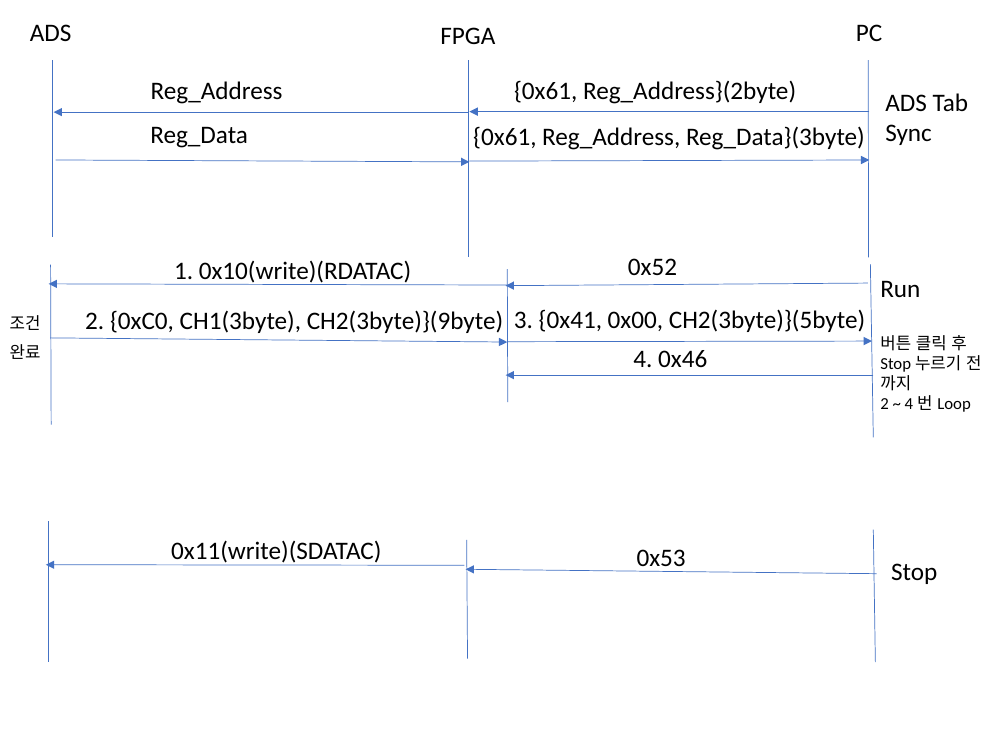
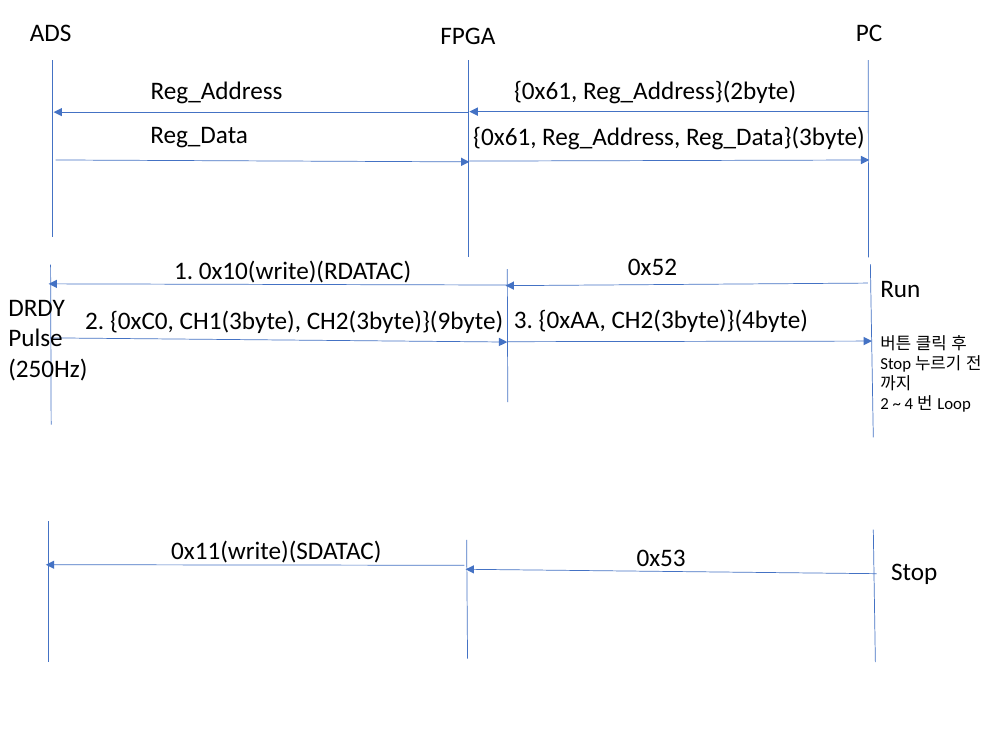
Before and after one commit to wjdwls0630/khu_sensor, a slide deck: slide 2 of reference/khu_sensor/Packet_Communication.pptx. Drawn at 1008x756 pixels with LibreOffice and Linux fonts; fonts in the diff are those of the drawing. Boxes give left, top, right and bottom in pixels: in the first picture for what was removed or moved away, otherwise in the second. Text is boxed around its words. In the diff, an @@ line names an element or a change of style, - is before the commit and + after.

```diff
--- a/reference/khu_sensor/Packet_Communication.pptx
+++ b/reference/khu_sensor/Packet_Communication.pptx
@@ text removed at box(885, 93, 969, 145) @@
-ADS Tab
-Sync
@@ text at box(8, 296, 87, 383): text changed; size 12 to 18 pt @@
-조건
-완료
+DRDY
+Pulse
+(250Hz)
@@ text at box(514, 309, 808, 332): text changed @@
-3. {0x41, 0x00, CH2(3byte)}(5byte)
+3. {0xAA, CH2(3byte)}(4byte)
@@ text removed at box(633, 350, 707, 367) @@
-4. 0x46
@@ arrow removed from (873, 375) to (506, 375) @@
```
Also in this commit, not shown: 1 other slide changed, 1 slide removed, 13 other files.
